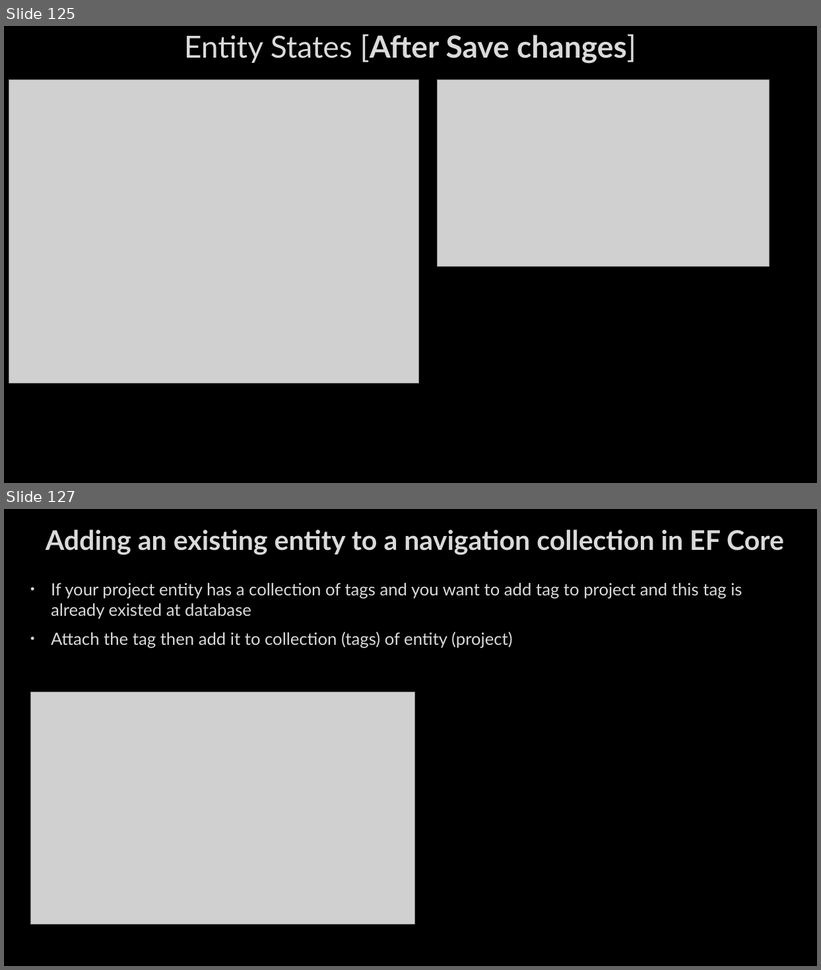
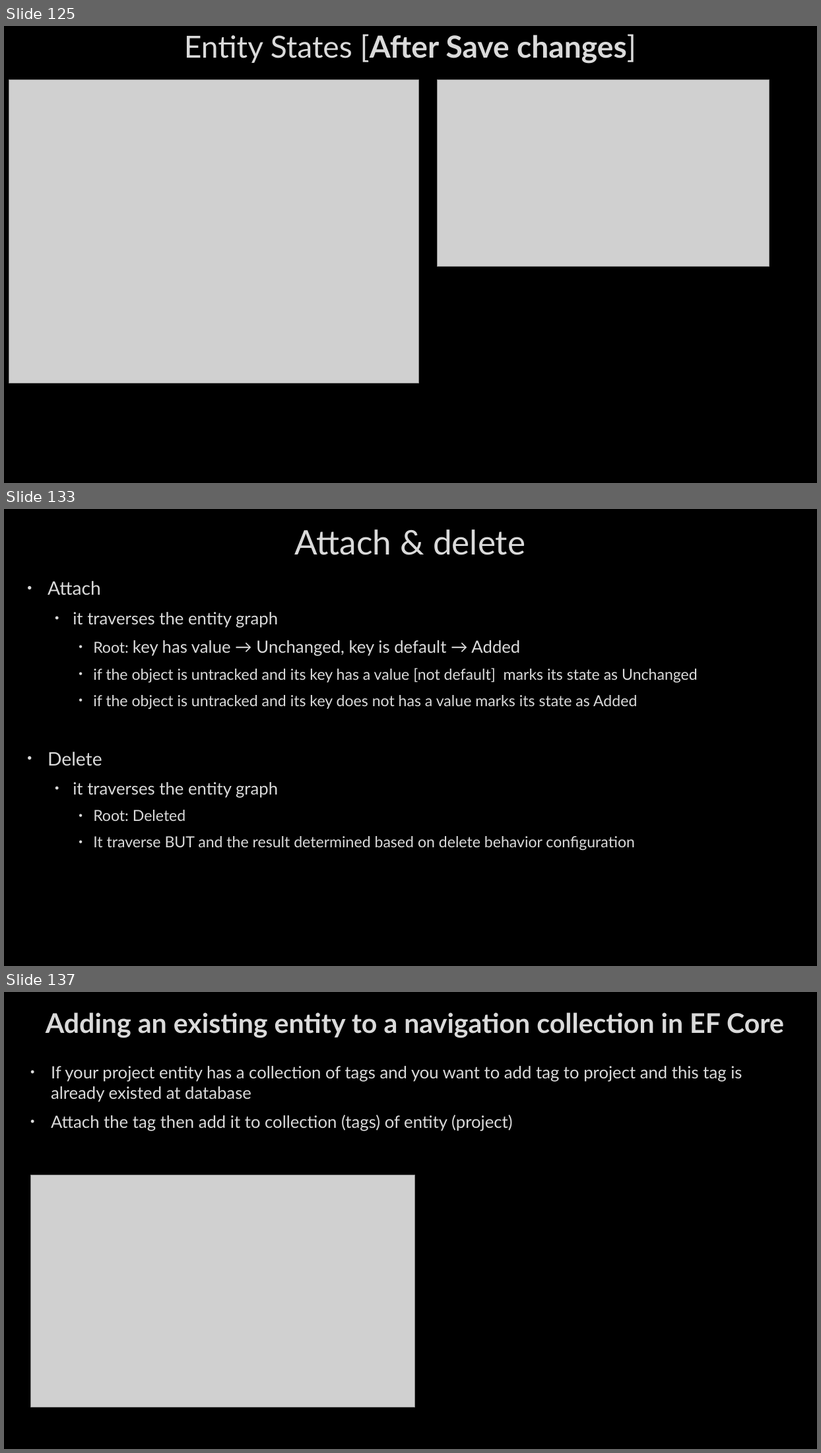
Before and after one commit to AhmedMohamedSamir1/Summary, a slide deck: Dot Net/1_C#, LINQ, EF,OOP&Solid.pptx. Shown one above the other, each under a label of ours: slides 125 and 127 before the commit, slides 125, 133 and 137 after it; the slides between them are not shown. The pictures are 821x970 and 821x1453 pixels, drawn with LibreOffice and Linux fonts; fonts in the diff are those of the drawing; grey boxes stand for pictures; background and template pictures are left out. Boxes give left, top, right and bottom in pixels: in the first picture for what was removed or moved away, otherwise in the second. Text is boxed around its words. In the diff, an @@ line names an element or a change of style, - is before the commit and + after.

```diff
--- a/Dot Net/1_C#, LINQ, EF,OOP&Solid.pptx
+++ b/Dot Net/1_C#, LINQ, EF,OOP&Solid.pptx
@@ slide 133 added at <box>4,509,817,966</box>, background picture (left out) @@
@@ title added at <box>295,529,525,555</box>, 40 pt, text #DADADA @@
+Attach & delete
@@ text added at <box>48,581,698,851</box>, 18 pt, text #DADADA @@
+• Attach
+  • it traverses the entity graph
+    • Root: key has value → Unchanged, key is default → Added
+    • if the object is untracked and its key has a value [not default] marks its state as Unchanged
+    • if the object is untracked and its key does not has a value marks its state as Added
+• Delete
+  • it traverses the entity graph
+    • Root: Deleted
+    • It traverse BUT and the result determined based on delete behavior configuration
@@ what was slide 127 is now slide 137 @@
```
Also in this commit, not shown: 2 slides changed, 13 other slides added, 1 slide removed, 4 other files.
